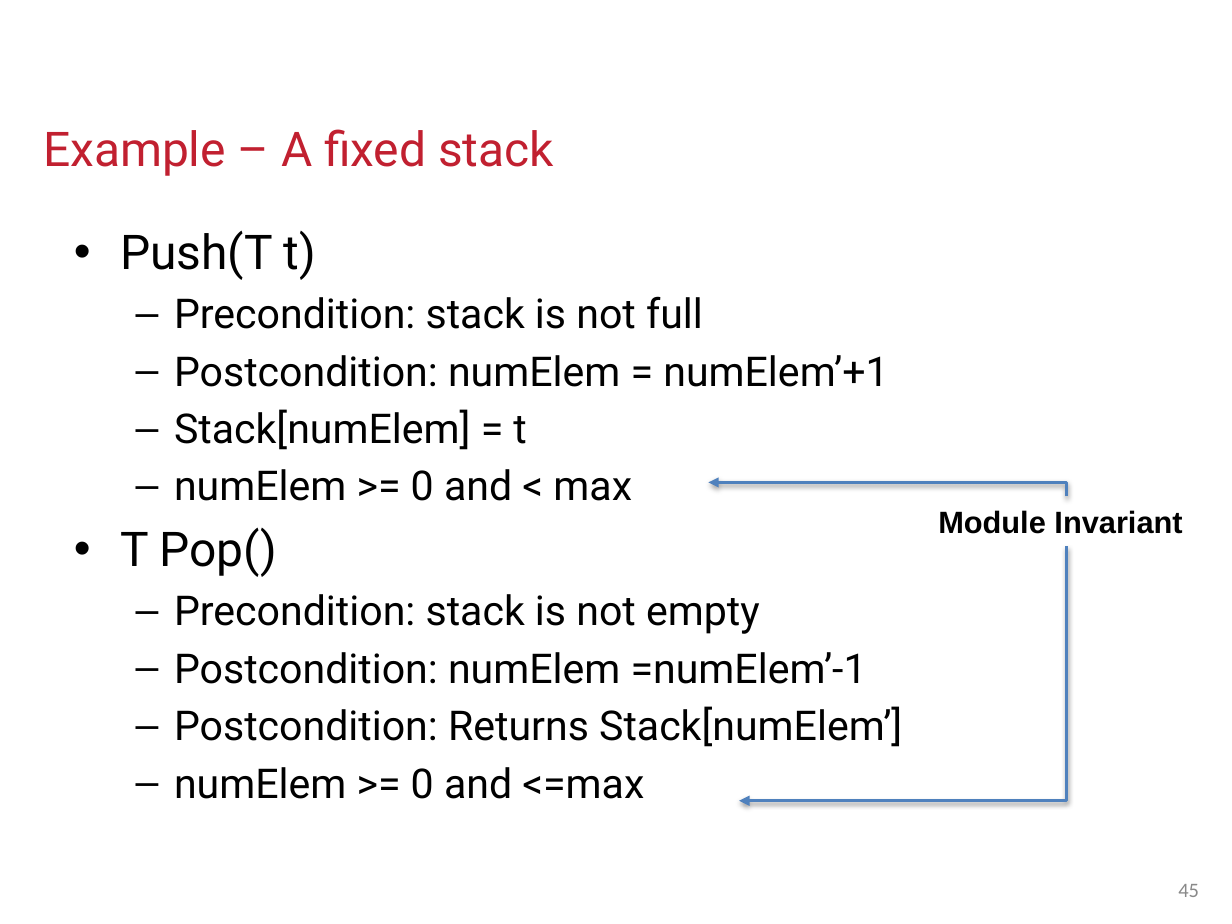
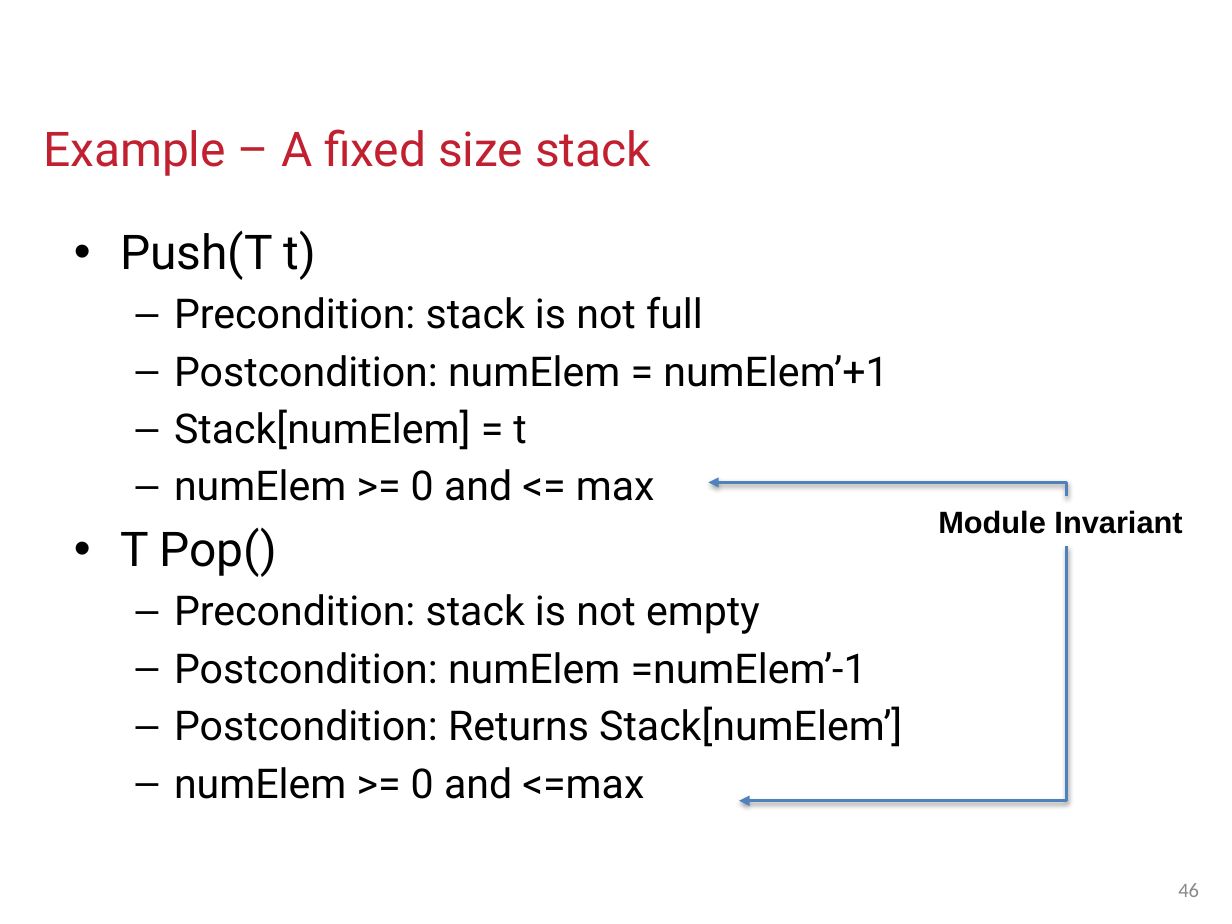
Before and after one commit to CS5010PDP2017FALL/cs5010pdp2017fall.github.io, a slide deck: slide 46 of Modules/PDP week 1.pptx (slide 45 before the commit). Drawn at 1232x924 pixels with LibreOffice and Linux fonts; fonts in the diff are those of the drawing; background and template pictures are left out. Boxes give left, top, right and bottom in pixels: in the first picture for what was removed or moved away, otherwise in the second. Text is boxed around its words. In the diff, an @@ line names an element or a change of style, - is before the commit and + after.

```diff
--- a/Modules/PDP week 1.pptx
+++ b/Modules/PDP week 1.pptx
@@ title at [43,129,651,176]: text changed @@
-Example – A fixed stack
+Example – A fixed size stack
@@ text at [174,469,655,501]: text changed @@
-  – numElem >= 0 and < max
+  – numElem >= 0 and <= max
@@ page number at [1178,883,1199,897]: text changed @@
-45
+46
```
Also in this commit, not shown: 8 other slides changed, 2 slides added, 1 slide removed, 1 other file.
